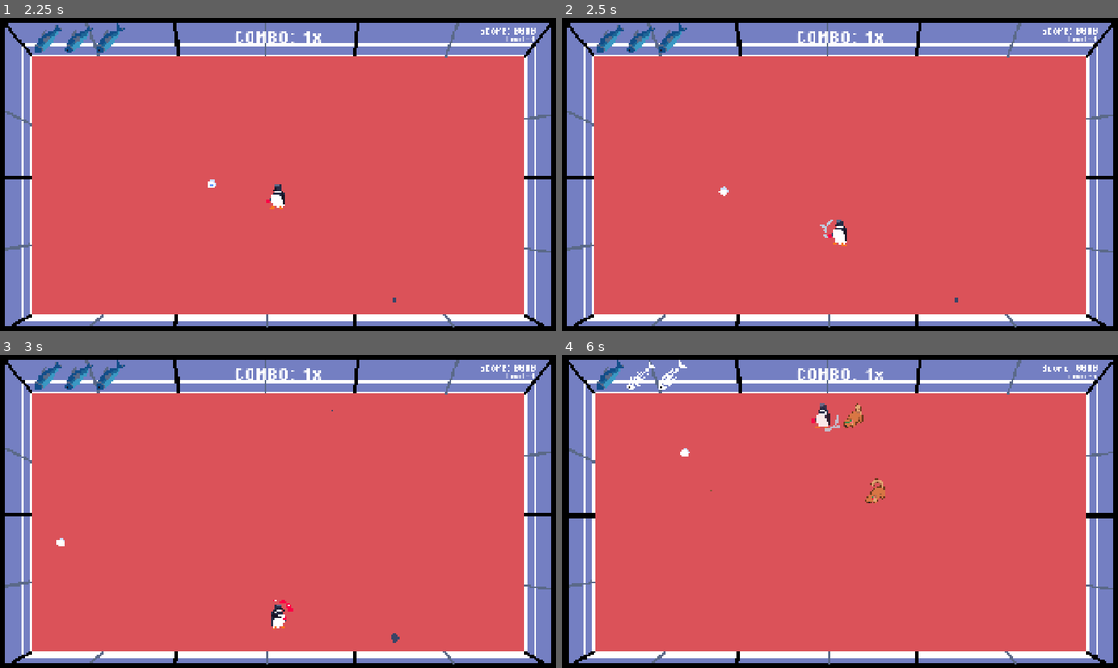
Above: before the commit, frames 1-4 (two rows, left to right).
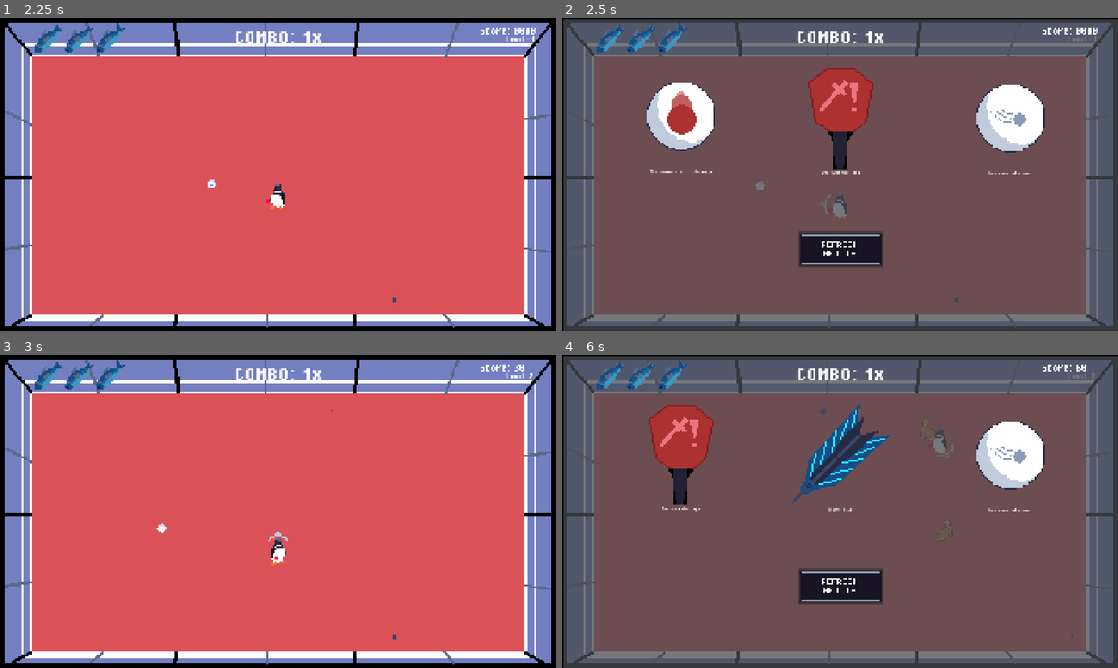
Above: after the commit, the same moments.

Repository: NicholasNg380/PING
Game: Godot game, scene res://scenes/mainScenes/start_screen.tscn
Same seed, same stepped clock (60 frames per second), same inputs: the game is played once before the commit and once after it. Sound files missing from this copy of the repository are replaced by a short silence.
Inputs (mouse positions are in pixels of both pictures, inside the frame that each line leads up to):
- Up to frame 1 (2.25 s): tap Enter at 0.5 s; move the mouse to (400, 158) at 0.52 s; hold D (right) 0.53-1.25 s; tap U at 0.6 s; tap Q at 0.8, 2.1 s; click (278, 215) at 1.25 s; tap Space (hit) at 2 s; move the mouse to (166, 190) at 2.02 s; hold S (down) from 2.03 s (still down)
- Up to frame 2 (2.5 s): keep holding S (down); tap U at 2.3 s
- Up to frame 3 (3 s): release S (down) at 2.75 s; click (278, 455) at 2.75 s, where only the run after the commit has a clickable "Do more damage"
- Up to frame 4 (6 s): move the mouse to (895, 442) at 3.52 s; hold D (right) 3.53-4.28 s; tap Space (hit) at 3.6 s; tap Q at 3.8 s; move the mouse to (812, 574) at 4.27 s; hold W (up) 4.28-5 s; tap Shift (shift) at 4.35 s; tap U at 4.55, 5.85 s; click (678, 452) at 5 s, where only the run after the commit has a clickable "Move faster"; move the mouse to (1006, 558) at 5.77 s; hold A (left) from 5.78 s (still down)

Frame 1 is identical in both runs. In frame 2, 98% of the frame differs, in the area x 0-100%, y 0-100%; in frame 3, 0.5%; in frame 4, 99%.

Commit message:
Fixed damage upgrade scaling, commented out debug code.

Diff:
--- a/scripts/controllers/game_controller.gd
+++ b/scripts/controllers/game_controller.gd
@@ -33,7 +33,7 @@
 	7: {"possum": 15, "bird": 3},
 	8: {"possum": 20, "bird": 4},
 	9: {"possum": 30, "bird": 5},
-	10: {"possum": 99, "bird": 10}
+	10: {"possum": 50, "bird": 10}
 }
 
 @onready var scoreCard = $Score
@@ -243,7 +243,6 @@
 
 func _on_death_screen_restart() -> void:
 	restart()
-
 
 # DEBUG LEVEL SELECT
 func _input(event):
@@ -269,3 +268,5 @@
 				start_level(9)
 			KEY_0:
 				start_level(10)
+			KEY_U:
+				show_upgrades()
--- a/scripts/controllers/tutorial_controller.gd
+++ b/scripts/controllers/tutorial_controller.gd
@@ -104,7 +104,7 @@
 		return
 
 	var new_enemy = enemy_scene.instantiate()
-	new_enemy.global_position = Vector2(1000, 0)
+	new_enemy.global_position = Vector2(750, 0)
 
 	if current_step == Step.PARRY:
 		parry_enemy_exists = true
--- a/scripts/controllers/upgrade_screen.gd
+++ b/scripts/controllers/upgrade_screen.gd
@@ -6,7 +6,7 @@
 var player = preload("res://scripts/playerScripts/player.gd")
 
 var upgrades = [{"name": "Speed", "asset_loc": "res://assets/sprites/upgrades/speed_upgrade.png", "description": "Move faster", "stat": 1.5},
-				{"name": "Damage", "asset_loc": "res://assets/sprites/upgrades/damage_upgrade.png", "description": "Do more damage", "stat": 1.0},
+				{"name": "Damage", "asset_loc": "res://assets/sprites/upgrades/damage_upgrade.png", "description": "Do more damage", "stat": 1.5},
 				{"name": "Max Hp", "asset_loc": "res://assets/sprites/upgrades/more_health_upgrade.png", "description": "Increase max hp", "stat": 1.0},
 				{"name": "Ball Speed", "asset_loc": "res://assets/sprites/upgrades/move_speed_upgrade.png", "description": "Increase ball speed", "stat": 0.5},
 				{"name": "Dash", "asset_loc": "res://assets/sprites/dash_cooldown_upgrade.png", "description": "Lower the dash cooldown", "stat": 0.15},
--- a/scripts/enemyScripts/enemy.gd
+++ b/scripts/enemyScripts/enemy.gd
@@ -34,7 +34,6 @@
 
 	if (enemyHealth <= 0):
 		if is_called_already:
-			print("JIOFDSFJIOSDJOIFDSJIO")
 			pass
 		is_called_already = true
 		died.emit()
@@ -54,6 +53,7 @@
 func _ready():
 	add_to_group("enemies")
 	apply_scaling()
+	print(enemyHealth)
 
 func _on_area_2d_body_entered(body: Node2D) -> void:
 	if can_damage_player and not player.invulnerable and body.is_in_group("Player"):
--- a/scripts/playerScripts/ball.gd
+++ b/scripts/playerScripts/ball.gd
@@ -27,12 +27,15 @@
 '''
 var SPEED: int
 var SPEED_MULTIPLIER: int
+
 var RETURN_SPEED: int
 var WALL_RETURN_SPEED: int
 var RETURN_SPEED_MULTIPLIER: float
+
 var DAMAGE: float
 var DAMAGE_MULTIPLIER: float
 var RETURN_DAMAGE_MULTIPLIER: float
+
 var SCALE_X: float
 var SCALE_Y: float
 
@@ -42,14 +45,17 @@
 func _ready() -> void:
 	player.update_stats.connect(_on_update_stats)
 	catch_cooldown_bar.visible = false
+
 	SPEED = player.ball_speed
 	SPEED_MULTIPLIER = player.ball_speed_multi
 	RETURN_SPEED = player.ball_return_speed
 	WALL_RETURN_SPEED = player.ball_return_wall_speed
 	RETURN_SPEED_MULTIPLIER = player.ball_return_speed_multi
+
 	DAMAGE = player.ball_damage
 	DAMAGE_MULTIPLIER = player.ball_damage_multi
 	RETURN_DAMAGE_MULTIPLIER = player.ball_return_damage_multi
+
 	SCALE_X = player.ball_scale_x
 	SCALE_Y = player.ball_scale_y
 	scale = Vector2(SCALE_X, SCALE_Y)
@@ -61,12 +67,15 @@
 func _on_update_stats():
 	SPEED = player.ball_speed
 	SPEED_MULTIPLIER = player.ball_speed_multi
+
 	RETURN_SPEED = player.ball_return_speed
 	WALL_RETURN_SPEED = player.ball_return_wall_speed
 	RETURN_SPEED_MULTIPLIER = player.ball_return_speed_multi
+
 	DAMAGE = player.ball_damage
 	DAMAGE_MULTIPLIER = player.ball_damage_multi
 	RETURN_DAMAGE_MULTIPLIER = player.ball_return_damage_multi
+
 	SCALE_X = player.ball_scale_x
 	SCALE_Y = player.ball_scale_y
 	scale = Vector2(SCALE_X, SCALE_Y)
@@ -108,7 +117,7 @@
 		if body.is_in_group("Enemy"):
 			ball_state = State.HIT_ENEMY
 			update_score.emit(ENEMY_HIT_SCORE)
-			body.call_deferred("take_damage", DAMAGE + DAMAGE_MULTIPLIER)
+			body.call_deferred("take_damage", DAMAGE * DAMAGE_MULTIPLIER)
 			if player.explosion and game != null and game.combo >= 3:
 				exploding.emit()
 				spawn_explosion_deferred()
--- a/scripts/playerScripts/player.gd
+++ b/scripts/playerScripts/player.gd
@@ -44,7 +44,7 @@
 var ball_return_wall_speed: float = 1000.0
 var ball_return_speed_multi: float = 1.0
 var ball_damage: float = 1.0
-var ball_damage_multi: float = 0.0
+var ball_damage_multi: float = 1.0
 var ball_return_damage_multi: float = 0.5
 var ball_scale_x: float = 0.5
 var ball_scale_y: float = 0.5
@@ -213,7 +213,16 @@
 func _on_ball_update_score(score: int) -> void:
 	update_score.emit(score)
 
-
-
 func _on_paddle_reset_combo() -> void:
 	reset_combo.emit()
+
+"""
+#DEBUG DELETE
+func _input(event):
+	if event is InputEventKey and event.pressed:
+		match event.keycode:
+			KEY_Q:
+				max_health += 1
+				health = max_health
+				health_bar.change_max(max_health)
+"""
Not shown: 1 places in scenes/mainScenes/tutorial.tscn that only renumber resources
